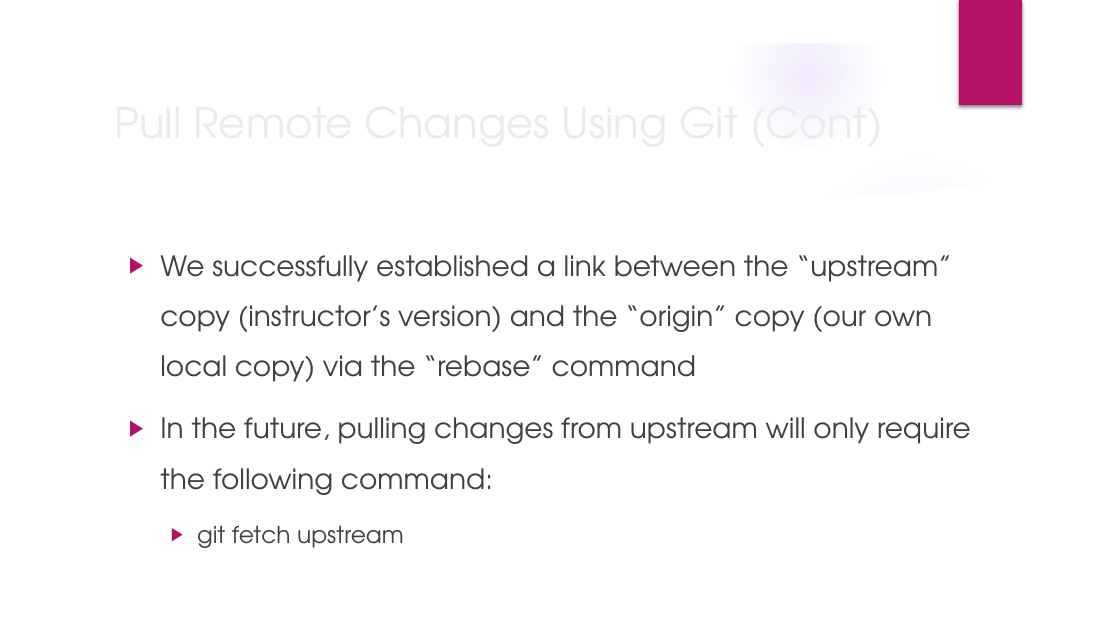
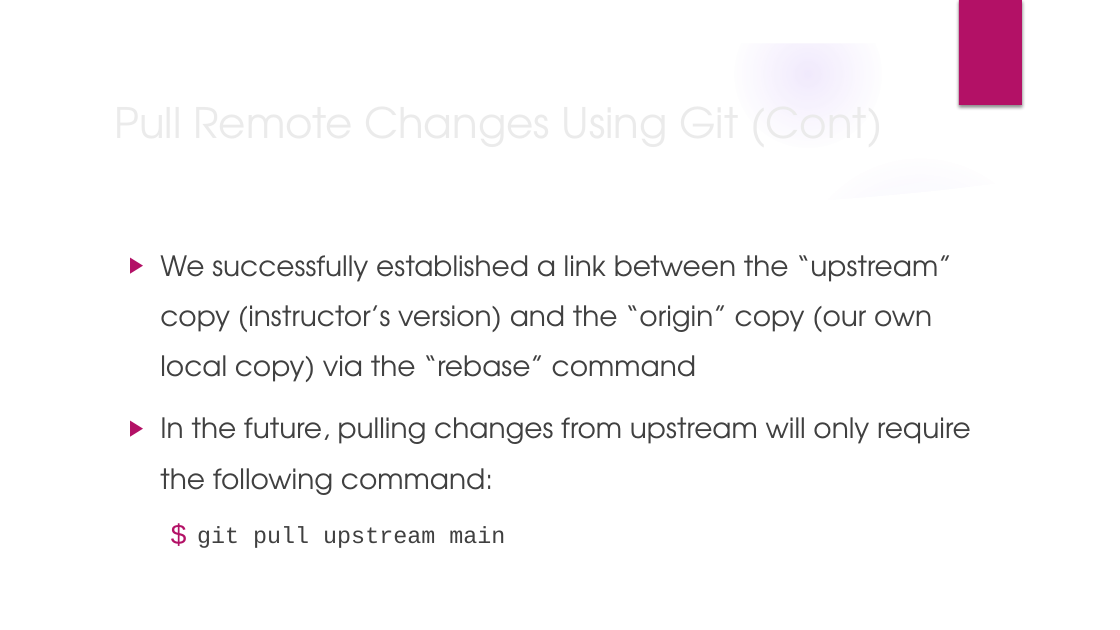
Before and after one commit to jmartineau1993/Intro-to-Python, a slide deck: slide 11 of PPTs/Week2.pptx (slide 7 before the commit). Drawn at 1120x630 pixels with LibreOffice and Linux fonts; fonts in the diff are those of the drawing; background and template pictures are left out. Boxes give left, top, right and bottom in pixels: in the first picture for what was removed or moved away, otherwise in the second. Text is boxed around its words. In the diff, an @@ line names an element or a change of style, - is before the commit and + after.

```diff
--- a/PPTs/Week2.pptx
+++ b/PPTs/Week2.pptx
@@ text at [197, 527, 505, 548]: text changed; font TeX Gyre Adventor to Courier New @@
-  ▶ git fetch upstream
+  $ git pull upstream main
```
Also in this commit, not shown: 10 other slides changed, 22 slides added, 3 slides removed, 3 other files.
